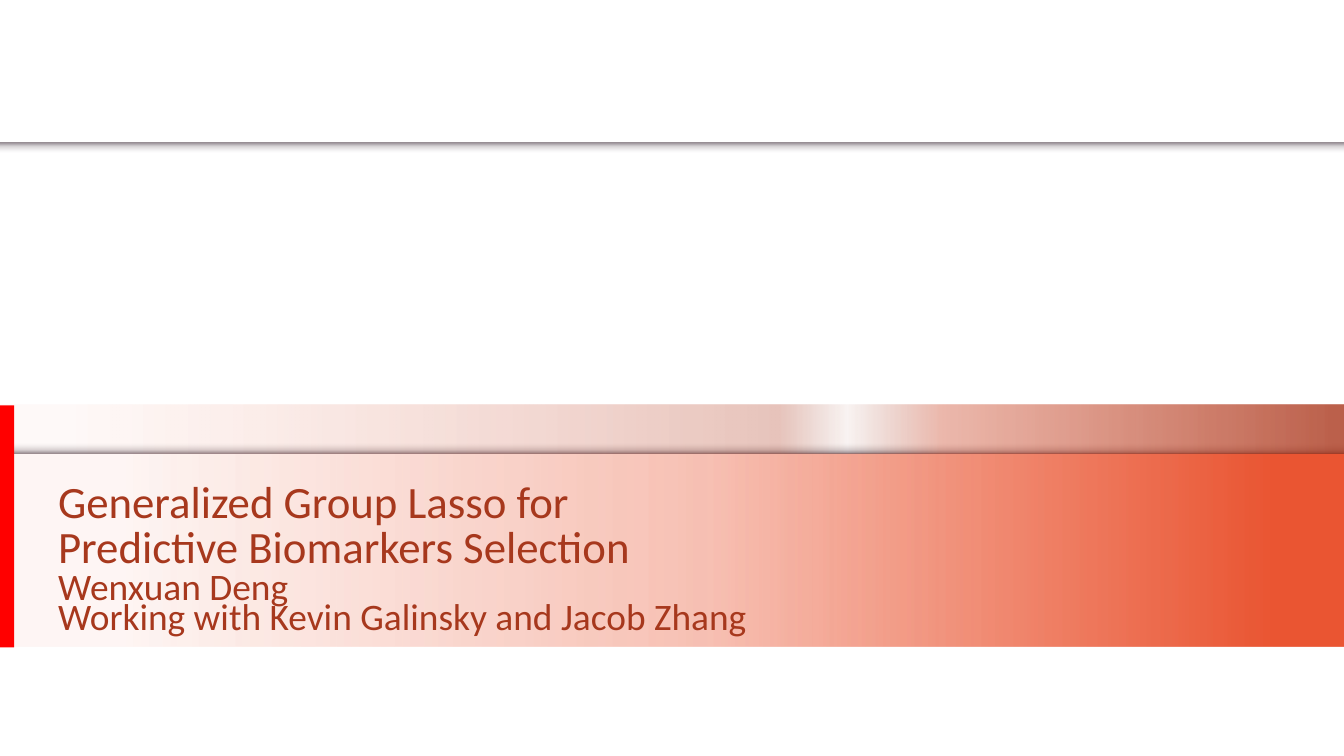
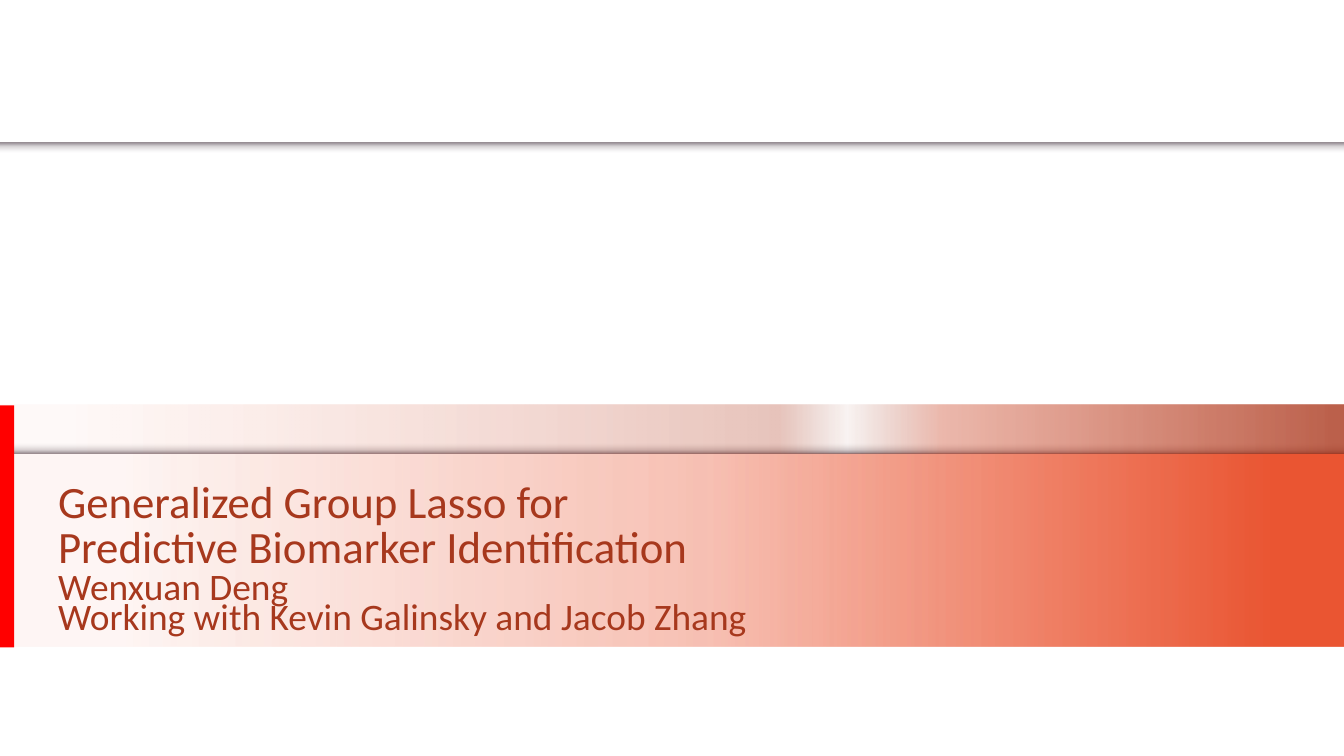
Before and after one commit to dengwx11/GroupLasso, a slide deck: slide 1 of manu & slides/Final.pptx. Drawn at 1344x756 pixels with LibreOffice and Linux fonts; fonts in the diff are those of the drawing; background and template pictures are left out. Boxes give left, top, right and bottom in pixels: in the first picture for what was removed or moved away, otherwise in the second. Text is boxed around its words. In the diff, an @@ line names an element or a change of style, - is before the commit and + after.

```diff
--- a/manu & slides/Final.pptx
+++ b/manu & slides/Final.pptx
@@ title at bbox=[58, 487, 687, 564]: text changed @@
-Generalized Group Lasso for Predictive Biomarkers Selection
+Generalized Group Lasso for Predictive Biomarker Identification
```
Also in this commit, not shown: 14 other slides changed, 11 slides added, 3 slides removed, 2 other files.
